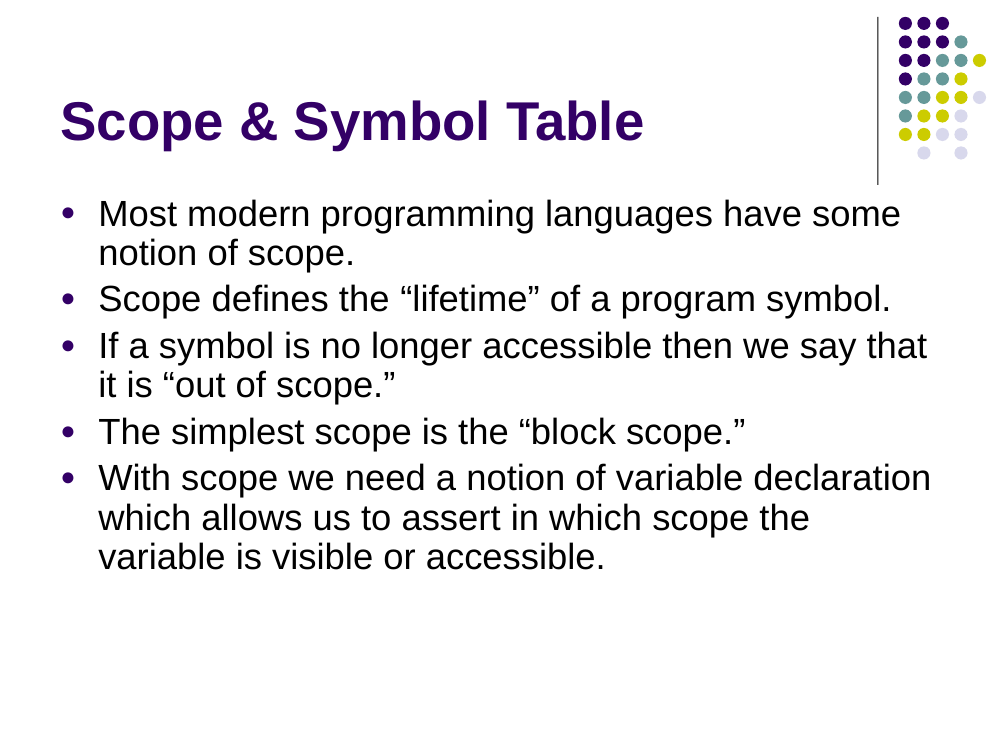
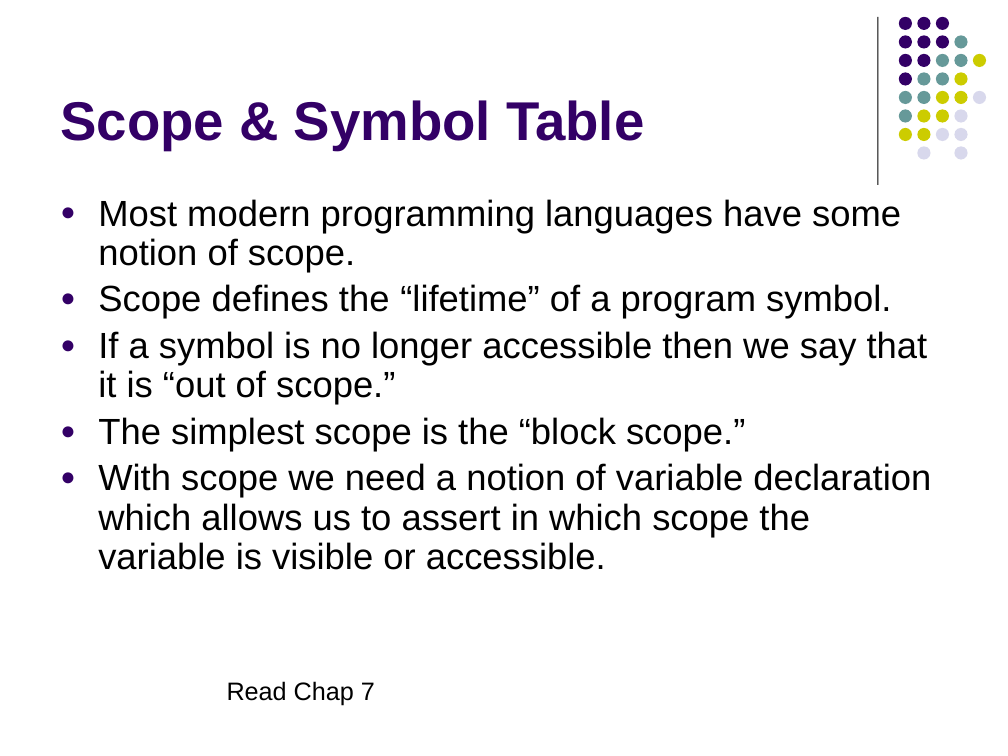
Before and after one commit to lutzhamel/CSC402, a slide deck: slide 1 of notes/csc402-ln010.pptx. Drawn at 1008x756 pixels with LibreOffice and Linux fonts; fonts in the diff are those of the drawing. Boxes give left, top, right and bottom in pixels: in the first picture for what was removed or moved away, otherwise in the second. Text is boxed around its words. In the diff, an @@ line names an element or a change of style, - is before the commit and + after.

```diff
--- a/notes/csc402-ln010.pptx
+++ b/notes/csc402-ln010.pptx
@@ text added at bbox=[227, 681, 375, 706], 18 pt, text #000000 @@
+Read Chap 7
```
Also in this commit, not shown: 5 other slides changed, 4 other files.
